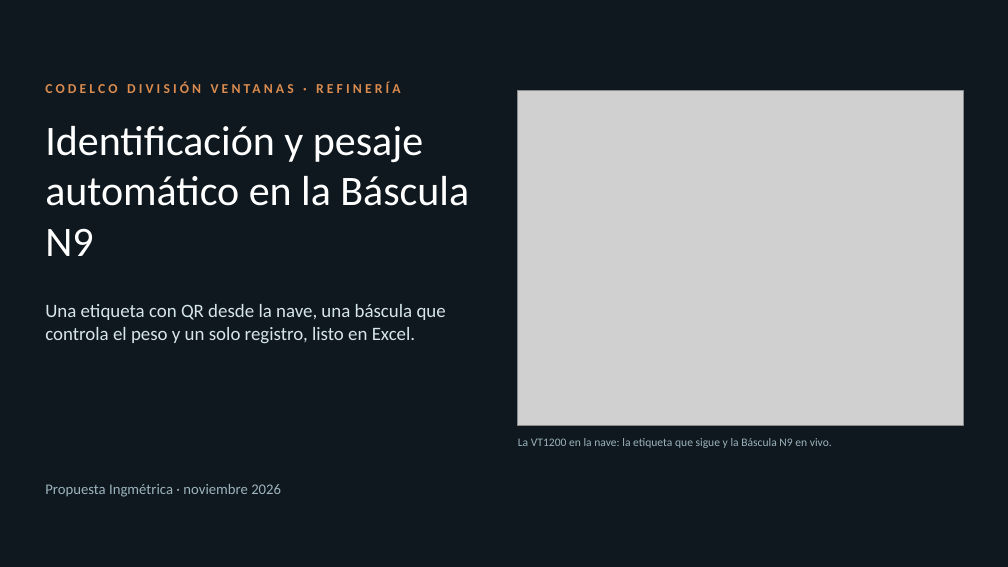
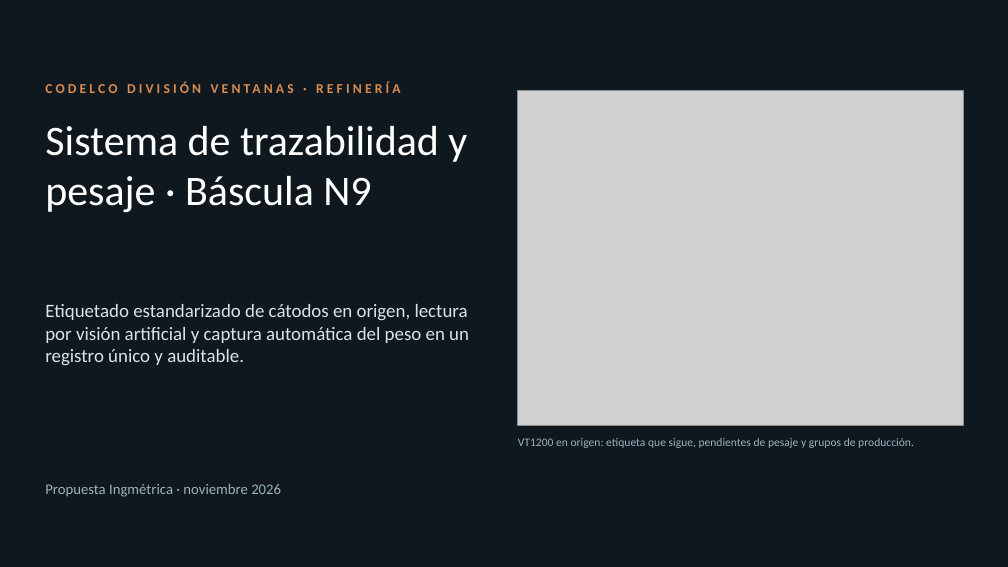
Before and after one commit to BortegaING/Codelco-Proyecto, a slide deck: slide 1 of presentacion/Bascula-N9-Ventanas.pptx. Drawn at 1008x567 pixels with LibreOffice and Linux fonts; fonts in the diff are those of the drawing; grey boxes stand for pictures. Boxes give left, top, right and bottom in pixels: in the first picture for what was removed or moved away, otherwise in the second. Text is boxed around its words. In the diff, an @@ line names an element or a change of style, - is before the commit and + after.

```diff
--- a/presentacion/Bascula-N9-Ventanas.pptx
+++ b/presentacion/Bascula-N9-Ventanas.pptx
@@ title at (x1=45, y1=126, x2=467, y2=213): text changed @@
-Identificación y pesaje automático en la Báscula N9
+Sistema de trazabilidad y pesaje · Báscula N9
@@ text at (x1=45, y1=304, x2=469, y2=366): text changed @@
-Una etiqueta con QR desde la nave, una báscula que controla el peso y un solo registro, listo en Excel.
+Etiquetado estandarizado de cátodos en origen, lectura por visión artificial y captura automática del peso en un registro único y auditable.
@@ text at (x1=518, y1=438, x2=914, y2=448): text changed @@
-La VT1200 en la nave: la etiqueta que sigue y la Báscula N9 en vivo.
+VT1200 en origen: etiqueta que sigue, pendientes de pesaje y grupos de producción.
```
Also in this commit, not shown: 7 other slides changed, 6 slides added, 7 slides removed, 32 other files.
